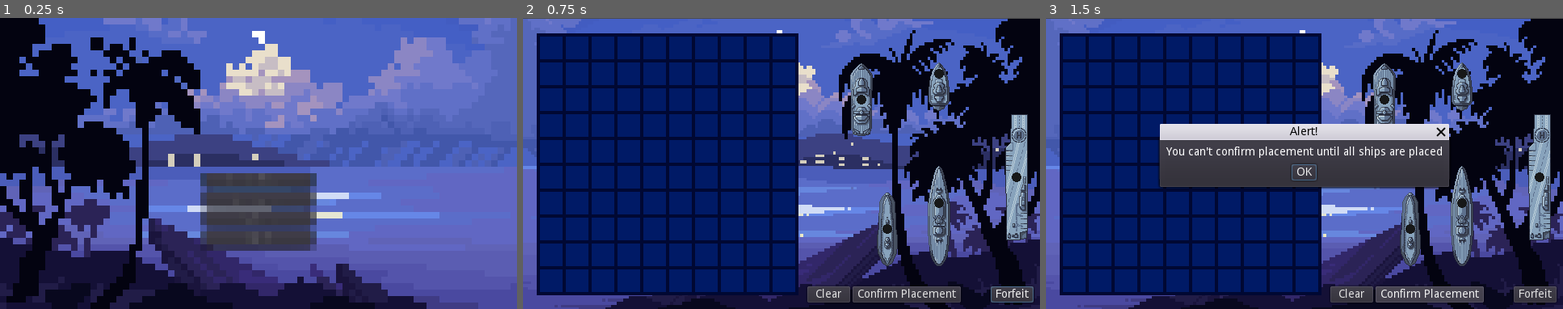
Above: before the commit, frames 1-3 (left to right).
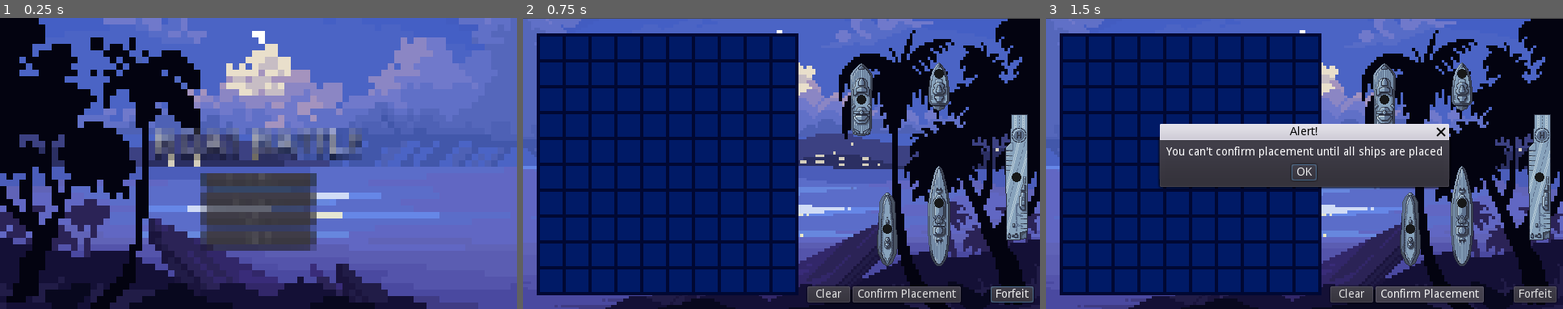
Above: after the commit, the same moments.

Repository: JohnBreaux/Boat-Battle
Game: Godot game, scene res://scenes/Main.tscn
The game is run twice, just before and just after one commit, with the same random seed, the same clock (stepped at 60 frames per second) and the same inputs.
Inputs:
- Up to frame 1 (0.25 s): no input
- Up to frame 2 (0.75 s): click "Single Player" at 0.5 s
- Up to frame 3 (1.5 s): click "Confirm Placement" at 1.25 s

The runs differ from the first frame. In frame 1, 2.4% of the frame differs, in the area x 30-70%, y 37-49%; in frame 2, nothing differs; in frame 3, nothing differs.

Commit message:
Added temporary title screen text

Diff:
--- a/godot_ship/scenes/Title Screen.tscn
+++ b/godot_ship/scenes/Title Screen.tscn
@@ -53,6 +53,28 @@
 focus_neighbour_bottom = NodePath("../Singleplayer")
 text = "Quit"
 
+[node name="Label" type="Label" parent="."]
+anchor_left = 0.5
+anchor_top = 0.5
+anchor_right = 0.5
+anchor_bottom = 0.5
+margin_left = -128.8
+margin_top = -43.9321
+margin_right = -42.8001
+margin_bottom = -29.9321
+rect_scale = Vector2( 3, 3 )
+size_flags_stretch_ratio = 0.0
+custom_colors/font_outline_modulate = Color( 0, 0, 0, 1 )
+custom_colors/font_color_shadow = Color( 0, 0, 0, 1 )
+custom_constants/shadow_offset_x = 0
+custom_constants/shadow_offset_y = 1
+text = "BOAT BATTLE"
+align = 1
+valign = 1
+__meta__ = {
+"_edit_use_anchors_": false
+}
+
 [connection signal="pressed" from="VBoxContainer/Singleplayer" to="." method="_on_Singleplayer_pressed"]
 [connection signal="pressed" from="VBoxContainer/Multiplayer" to="." method="_on_Multiplayer_pressed"]
 [connection signal="pressed" from="VBoxContainer/Options" to="." method="_on_Options_pressed"]
